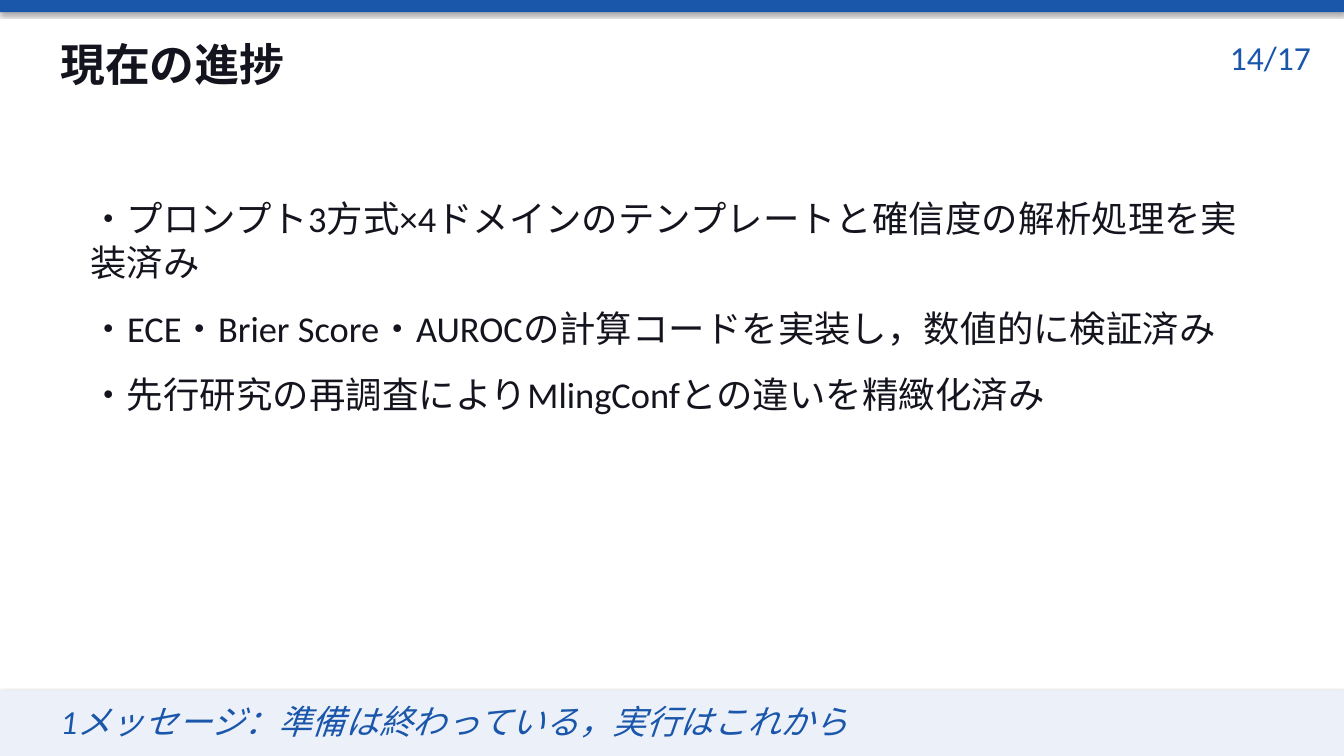
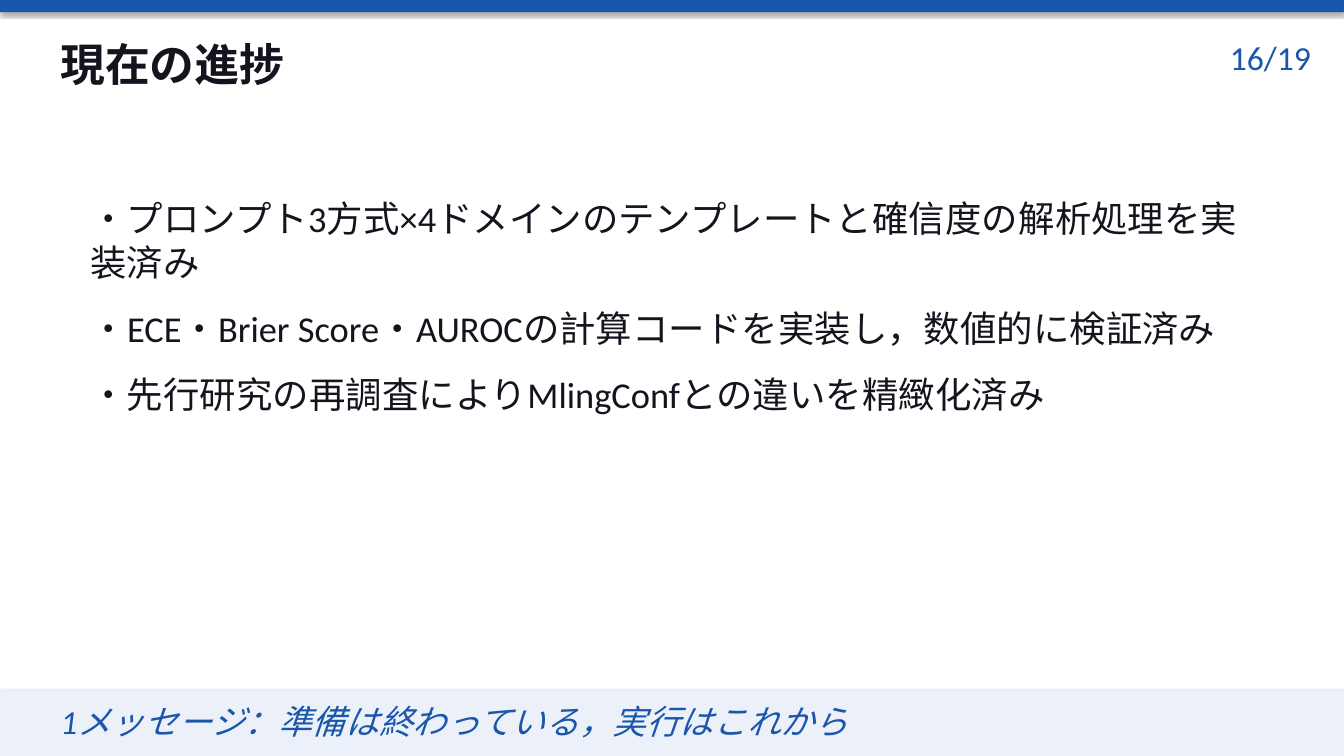
Before and after one commit to issa311sas-hub/test, a slide deck: slide 16 of research/presentations/midterm-presentation-slides.pptx (slide 14 before the commit). Drawn at 1344x756 pixels with LibreOffice and Linux fonts; fonts in the diff are those of the drawing. Boxes give left, top, right and bottom in pixels: in the first picture for what was removed or moved away, otherwise in the second. Text is boxed around its words. In the diff, an @@ line names an element or a change of style, - is before the commit and + after.

```diff
--- a/research/presentations/midterm-presentation-slides.pptx
+++ b/research/presentations/midterm-presentation-slides.pptx
@@ text at bbox=[1230, 46, 1311, 72]: text changed @@
-14/17
+16/19
```
Also in this commit, not shown: 15 other slides changed, 2 slides added, 2 other files.
